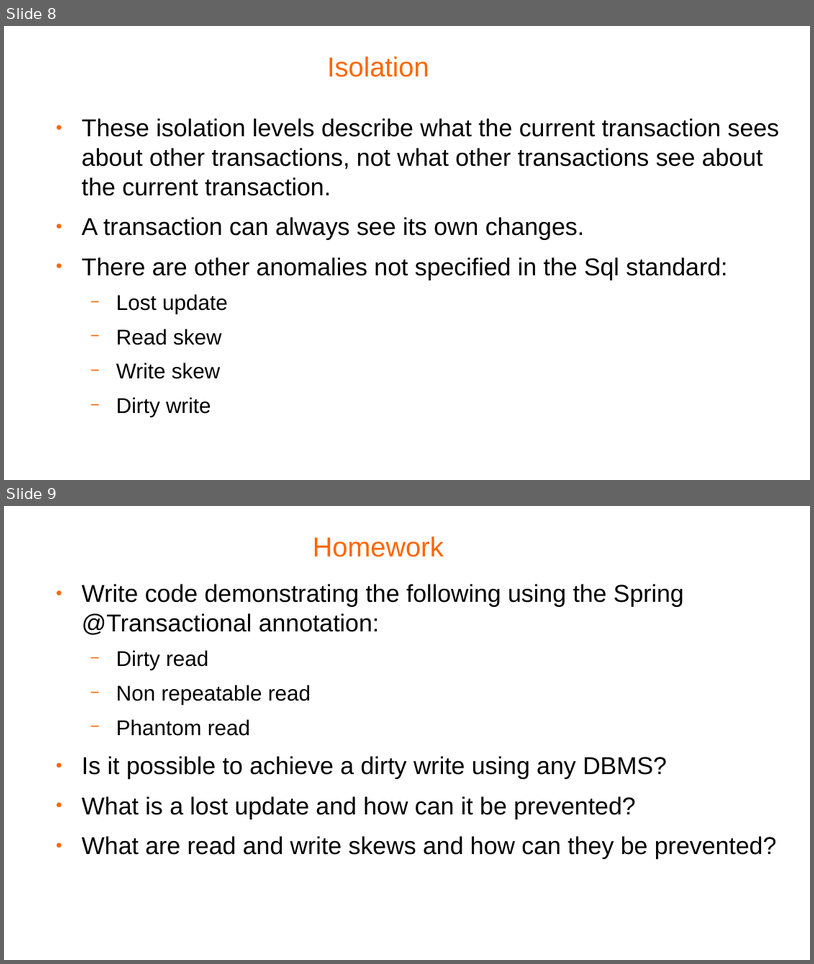
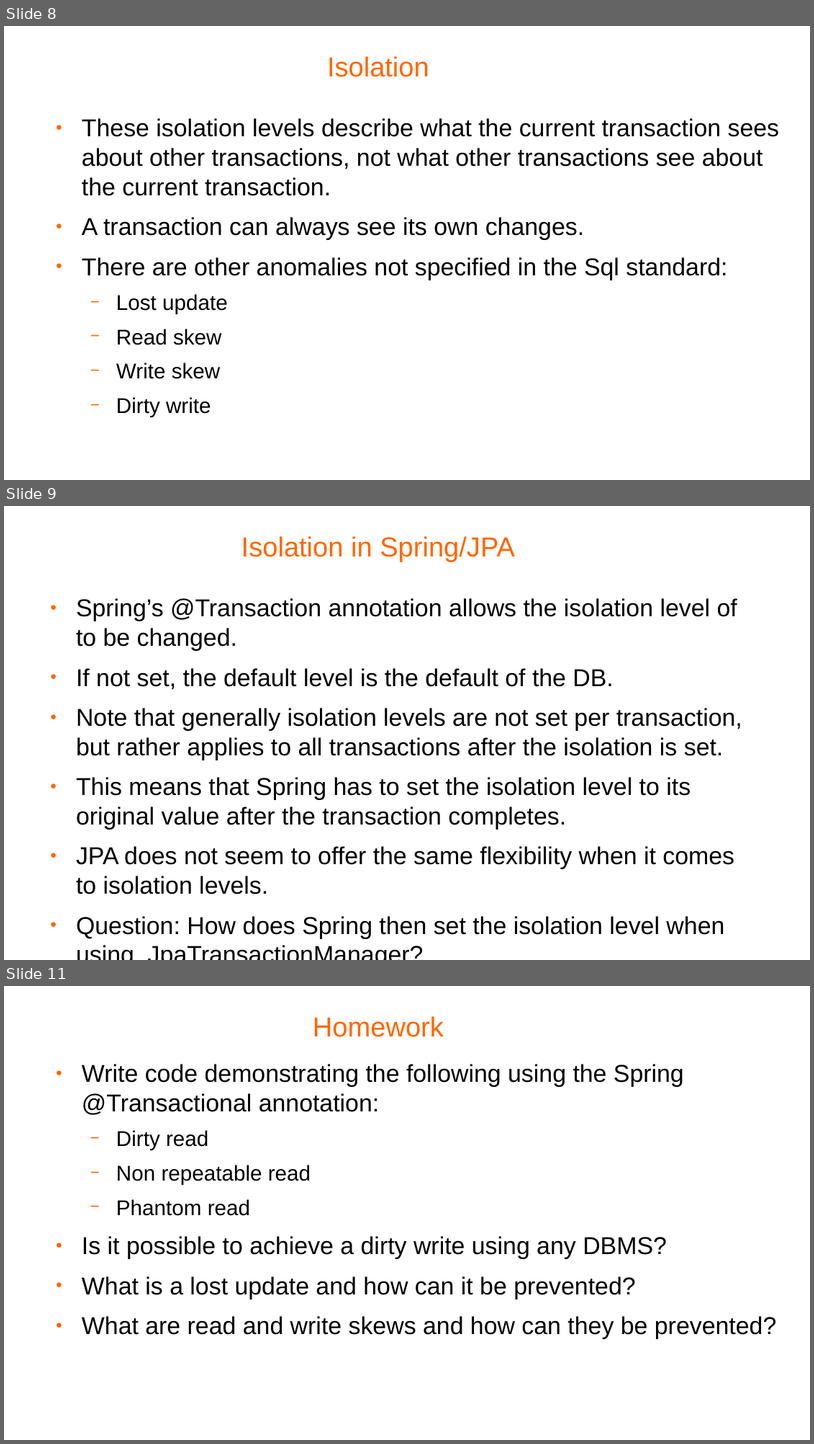
Before and after one commit to Psybergate-Knowledge-Repository/transactions, a slide deck: Transactions part3.odp. Shown one above the other, each under a label of ours: slides 8 and 9 before the commit, slides 8, 9 and 11 after it; the slides between them are not shown. The pictures are 814x964 and 814x1444 pixels, drawn with LibreOffice and Linux fonts; fonts in the diff are those of the drawing; background and template pictures are left out. Boxes give left, top, right and bottom in pixels: in the first picture for what was removed or moved away, otherwise in the second. Text is boxed around its words. In the diff, an @@ line names an element or a change of style, - is before the commit and + after.

```diff
--- a/Transactions part3.odp
+++ b/Transactions part3.odp
@@ slide 9 added at [4, 506, 810, 960], background #FFFFFF @@
@@ title added at [242, 536, 515, 562], 27 pt, text #FF6600 @@
+Isolation in Spring/JPA
@@ text added at [76, 598, 743, 939], 24 pt, text #000000 @@
+● Spring’s @Transaction annotation allows the isolation level of to be changed.
+● If not set, the default level is the default of the DB.
+● Note that generally isolation levels are not set per transaction, but rather applies to all transactions after the isolation is set.
+● This means that Spring has to set the isolation level to its original value after the transaction completes.
+● JPA does not seem to offer the same flexibility when it comes to isolation levels.
+● Question: How does Spring then set the isolation level when using JpaTransactionManager?
@@ what was slide 9 is now slide 11 @@
```
Also in this commit, not shown: 1 slide changed, 1 other slide added, 4 other files.
